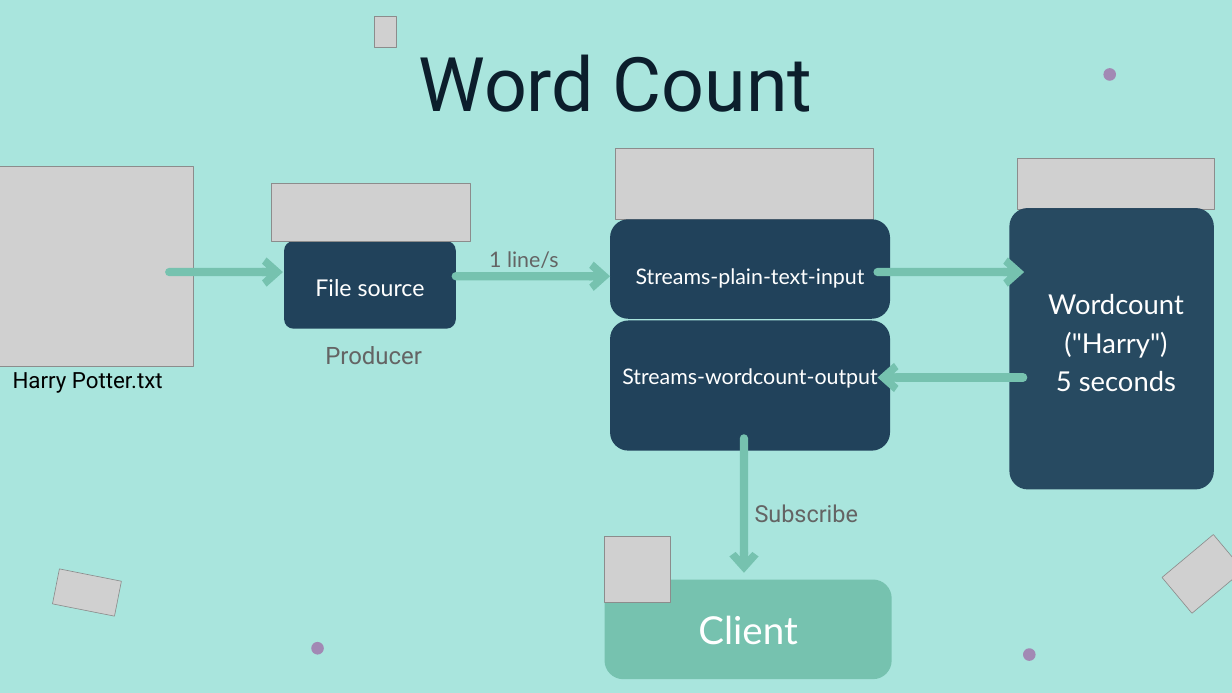
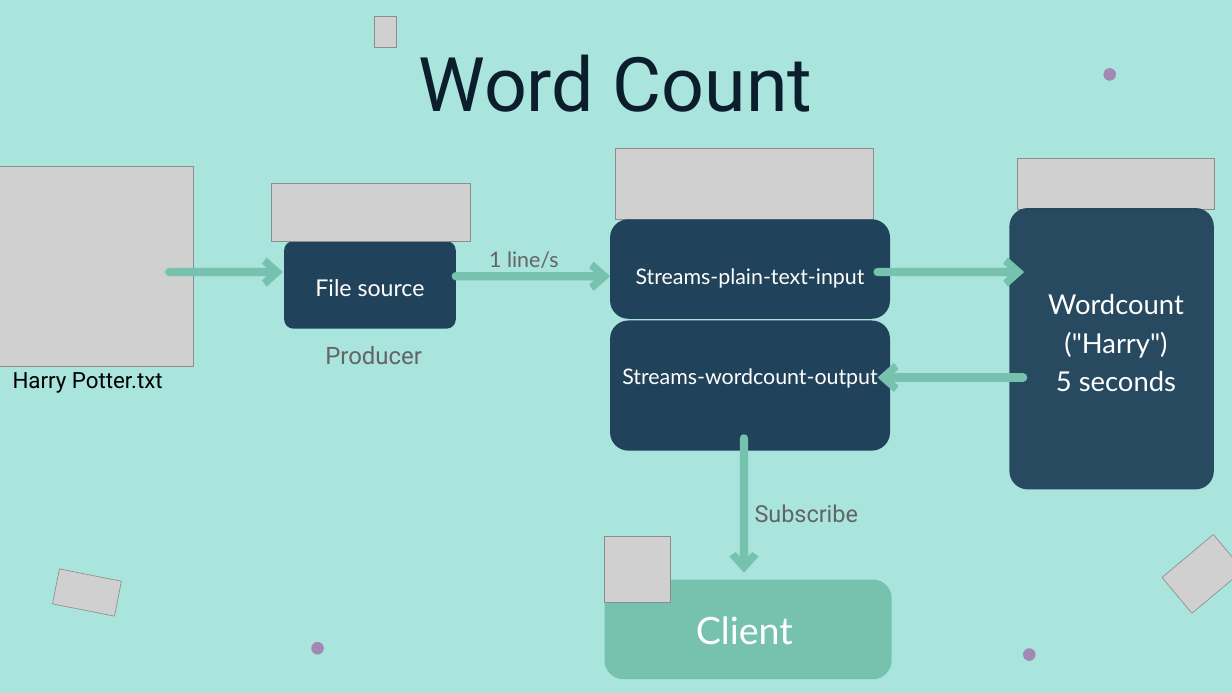
Before and after one commit to E4RTTH/Project-Quiz-Real_Time_Analytic, a slide deck: slide 4 of Quiz 01 - Word count & TF-IDF/Unavailable Team _Quiz1.pptx. Drawn at 1232x693 pixels with LibreOffice and Linux fonts; fonts in the diff are those of the drawing; grey boxes stand for pictures. Boxes give left, top, right and bottom in pixels: in the first picture for what was removed or moved away, otherwise in the second. Text is boxed around its words. In the diff, an @@ line names an element or a change of style, - is before the commit and + after.

```diff
--- a/Quiz 01 - Word count & TF-IDF/Unavailable Team _Quiz1.pptx
+++ b/Quiz 01 - Word count & TF-IDF/Unavailable Team _Quiz1.pptx
@@ text "Client" at (696, 616, 793, 644): size 45 to 44 pt @@
```
Also in this commit, not shown: 1 other slide changed, 2 other files.
